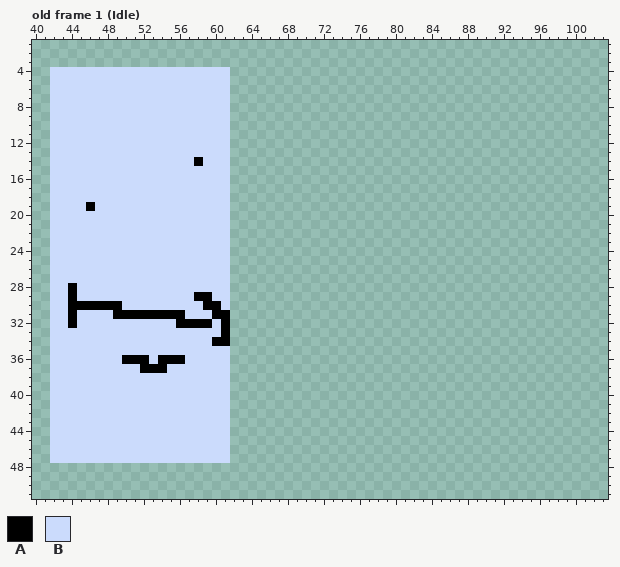
Two versions of one pixel-art file, Assets/Art/TestSquare.aseprite. The picture above is the old version.
104x96 pixels, 10 frames. Shown: old frame 1 (Idle): x 40..103, y 1..51. The commit also changed other frames, which this record leaves out.
Palette (. is transparent): A #000000  B #cbdbfc
Pixels before, old frame 1 (Idle) (only the part around the change), first column x 47:
 2 .........................................
 3 .........................................
 4 BBBBBBBBBBBBBBB..........................
 5 BBBBBBBBBBBBBBB..........................
 6 BBBBBBBBBBBBBBB..........................
 7 BBBBBBBBBBBBBBB..........................
 8 BBBBBBBBBBBBBBB..........................
 9 BBBBBBBBBBBBBBB..........................
10 BBBBBBBBBBBBBBB..........................
11 BBBBBBBBBBBBBBB..........................
12 BBBBBBBBBBBBBBB..........................
13 BBBBBBBBBBBBBBB..........................
14 BBBBBBBBBBBABBB..........................
15 BBBBBBBBBBBBBBB..........................
16 BBBBBBBBBBBBBBB..........................
17 BBBBBBBBBBBBBBB..........................
18 BBBBBBBBBBBBBBB..........................
19 BBBBBBBBBBBBBBB..........................
20 BBBBBBBBBBBBBBB..........................
21 BBBBBBBBBBBBBBB..........................
22 BBBBBBBBBBBBBBB..........................
23 BBBBBBBBBBBBBBB..........................
24 BBBBBBBBBBBBBBB..........................
25 BBBBBBBBBBBBBBB..........................
26 BBBBBBBBBBBBBBB..........................
27 BBBBBBBBBBBBBBB..........................
28 BBBBBBBBBBBBBBB..........................
29 BBBBBBBBBBBAABB..........................
30 AAABBBBBBBBBAAB..........................
31 BBAAAAAAAABBBAA..........................
32 BBBBBBBBBAAAABA..........................
33 BBBBBBBBBBBBBBA..........................
34 BBBBBBBBBBBBBAA..........................
35 BBBBBBBBBBBBBBB..........................
36 BBBAAABAAABBBBB..........................
37 BBBBBAAABBBBBBB..........................
38 BBBBBBBBBBBBBBB..........................
39 BBBBBBBBBBBBBBB..........................
40 BBBBBBBBBBBBBBB..........................
41 BBBBBBBBBBBBBBB..........................
42 BBBBBBBBBBBBBBB..........................
43 BBBBBBBBBBBBBBB..........................
44 BBBBBBBBBBBBBBB..........................
45 BBBBBBBBBBBBBBB..........................
46 BBBBBBBBBBBBBBB..........................
47 BBBBBBBBBBBBBBB..........................
48 .........................................
49 .........................................
50 .........................................
51 .........................................
New version:
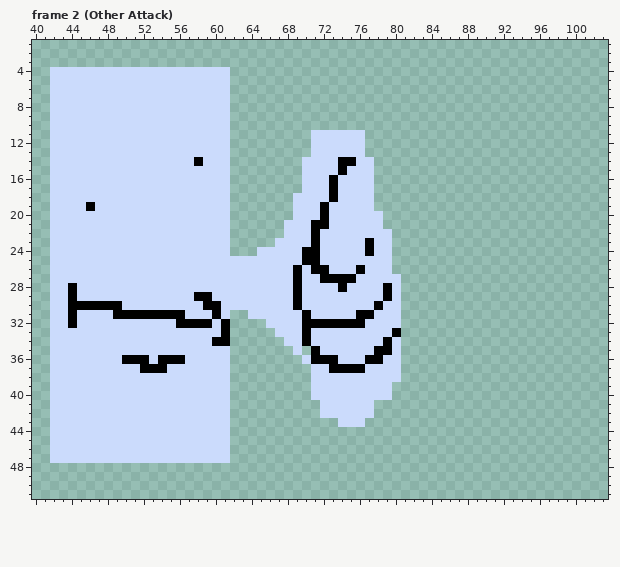
A new or re-ordered frame is compared with the old frame closest to it.
The edit:
frames 10 -> 20
Changed rows in their new state; - is an unchanged pixel.
Frame 2 (Other Attack) is new; against old frame 1 (Idle):
first column x 61:
11 ----------BBBBBB----
12 ----------BBBBBB----
13 ----------BBBBBB----
14 ---------BBBBAABB---
15 ---------BBBBABBB---
16 ---------BBBABBBB---
17 ---------BBBABBBB---
18 --------BBBBABBBB---
19 --------BBBABBBBB---
20 --------BBBABBBBBB--
21 -------BBBAABBBBBB--
22 -------BBBABBBBBBBB-
23 ------BBBBABBBBBABB-
24 ----BBBBBAABBBBBABB-
25 -BBBBBBBBAABBBBBBBB-
26 -BBBBBBBABAABBBABBB-
27 -BBBBBBBABBAAAABBBBB
28 -BBBBBBBABBBBABBBBAB
29 -BBBBBBBABBBBBBBBBAB
30 -BBBBBBBABBBBBBBBABB
31 B--BBBBBBABBBBBAABBB
32 -----BBBBAAAAAAABBBB
33 ------BBBABBBBBBBBBA
34 -------BBABBBBBBBBAB
35 --------B-ABBBBBBAAB
36 ---------BAAABBBAABB
37 ----------BBAAAABBBB
38 ----------BBBBBBBBBB
39 ----------BBBBBBBBB-
40 ----------BBBBBBBBB-
41 -----------BBBBBB---
42 -----------BBBBBB---
43 -------------BBB----
Pixel boxes of the changes (left, top, right, bottom) in both pictures:
changed: (221, 130, 401, 427)
